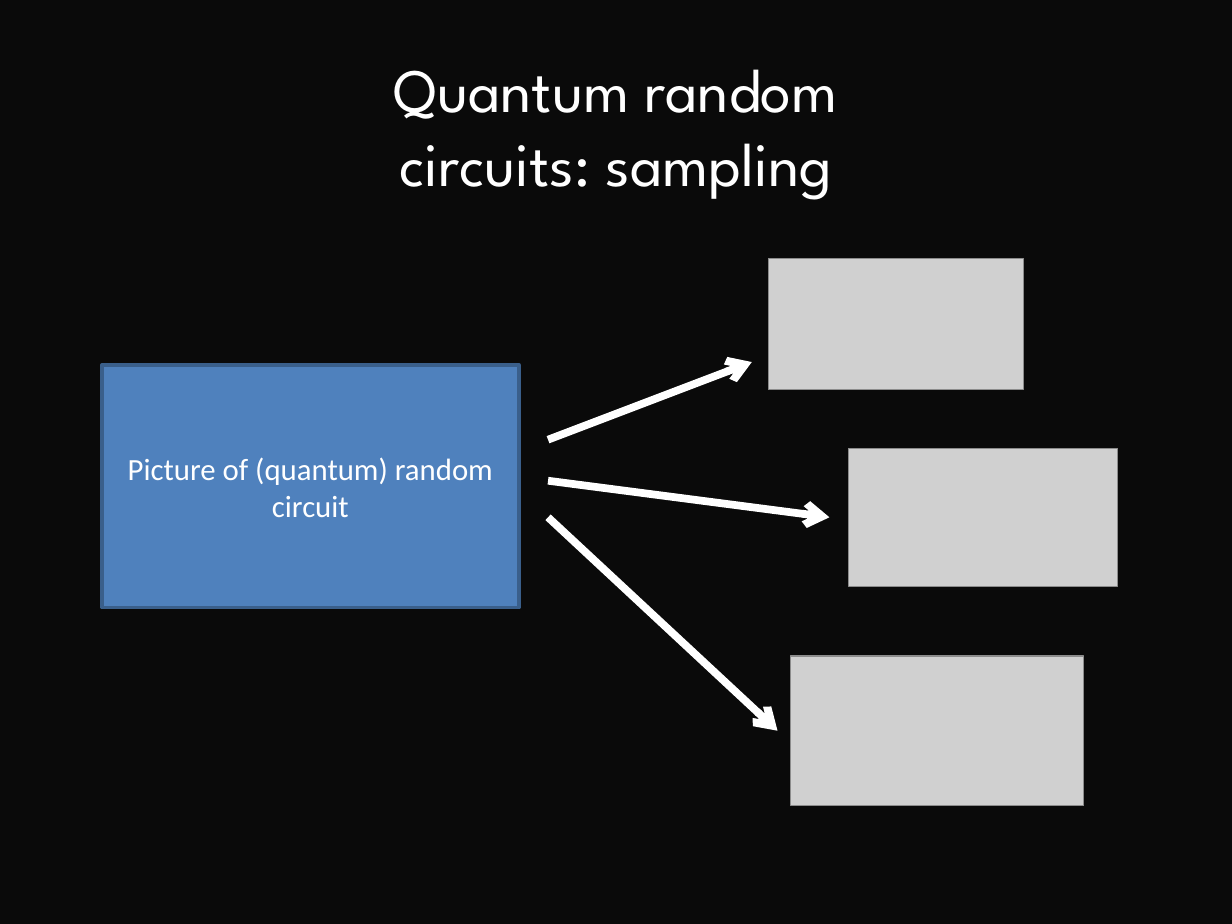
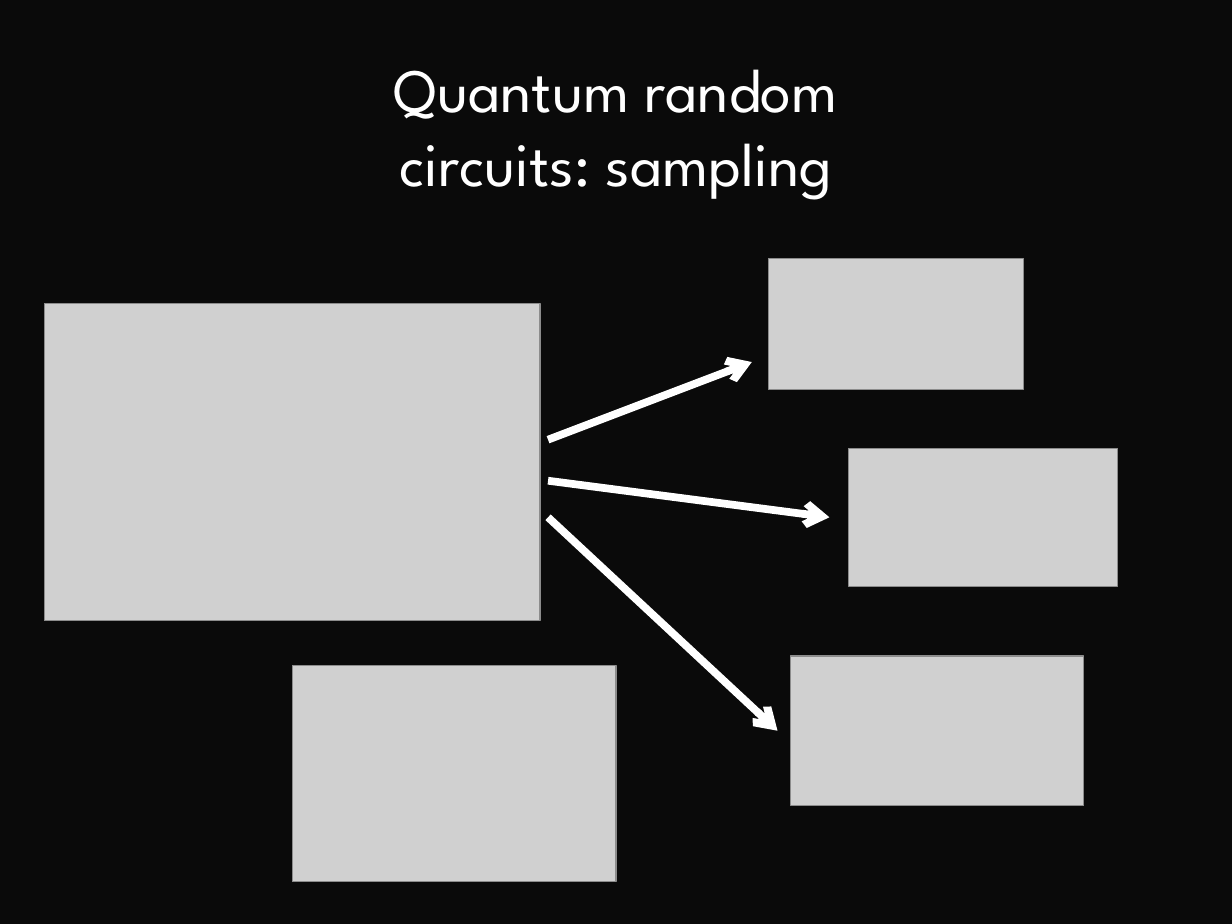
Before and after one commit to CDL-Quantum/CohortProject_2021, a slide deck: slide 2 of Week1_Trapped_Ions/archive/presentation_for_video.pptx. Drawn at 1232x924 pixels with LibreOffice and Linux fonts; fonts in the diff are those of the drawing; grey boxes stand for pictures; background and template pictures are left out; a plain dark background stands for a picture behind light text. Boxes give left, top, right and bottom in pixels: in the first picture for what was removed or moved away, otherwise in the second. Text is boxed around its words. In the diff, an @@ line names an element or a change of style, - is before the commit and + after.

```diff
--- a/Week1_Trapped_Ions/archive/presentation_for_video.pptx
+++ b/Week1_Trapped_Ions/archive/presentation_for_video.pptx
@@ picture added at box(44, 303, 541, 621) @@
@@ rectangle removed at box(102, 365, 520, 607) @@
-Picture of (quantum) random circuit
@@ picture added at box(292, 665, 616, 881) @@
```
Also in this commit, not shown: 4 other slides changed.
